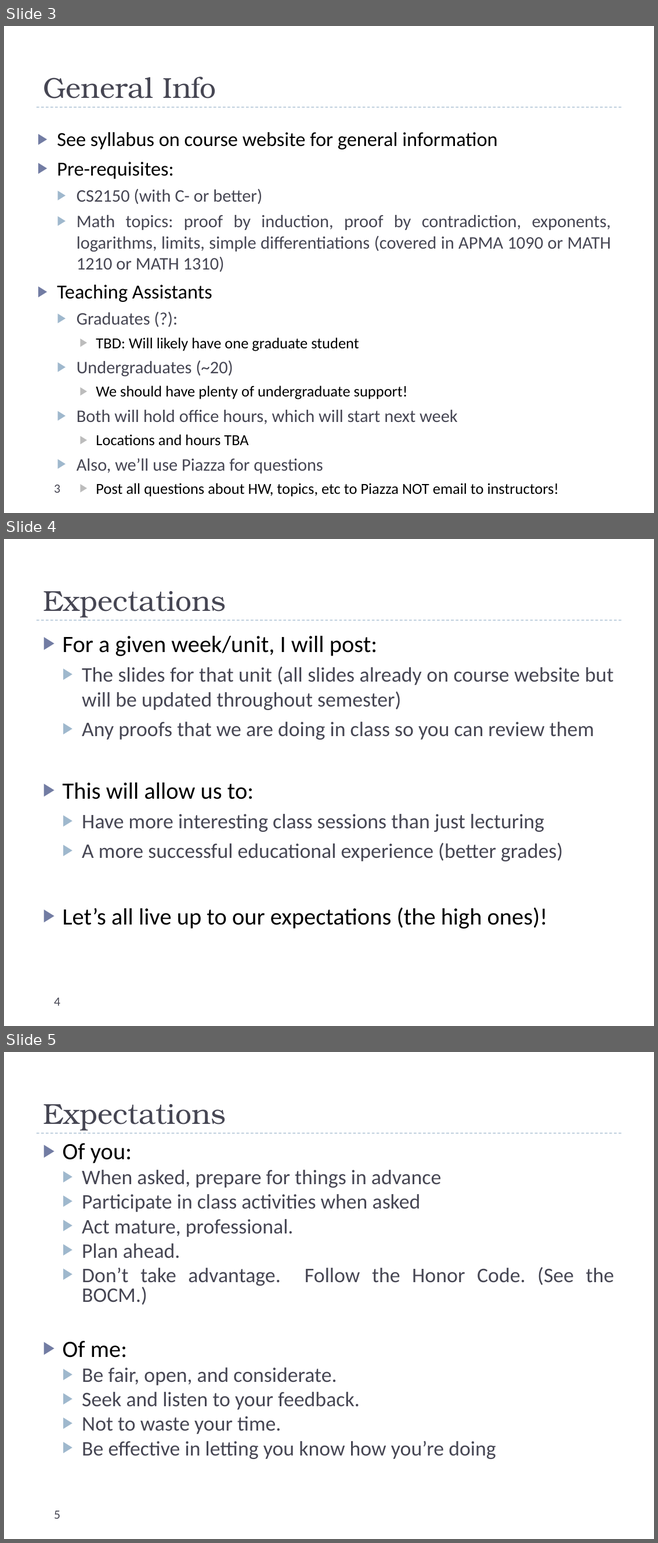
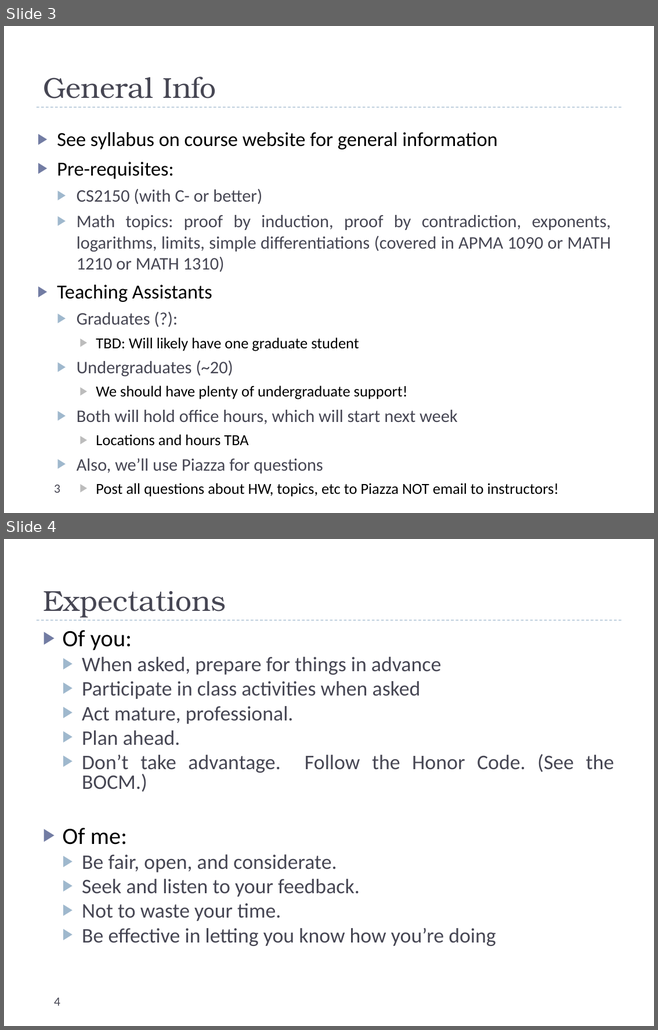
Before and after one commit to uva-cs/cs4102-f21, a slide deck: slides/courseintroduction.pptx. Shown one above the other, each under a label of ours: slides 3, 4 and 5 before the commit, slides 3 and 4 after it. The pictures are 658x1543 and 658x1030 pixels, drawn with LibreOffice and Linux fonts; fonts in the diff are those of the drawing. Boxes give left, top, right and bottom in pixels: in the first picture for what was removed or moved away, otherwise in the second. Text is boxed around its words. In the diff, an @@ line names an element or a change of style, - is before the commit and + after.

Commit message:
fixes to intro slides, and various things on website

```diff
--- a/slides/courseintroduction.pptx
+++ b/slides/courseintroduction.pptx
@@ slide 4 removed at [4, 539, 654, 1026], background #FFFFFF; not listed: 1 template element that a slide beside it also shows @@
@@ title removed at [43, 591, 226, 618] @@
-Expectations
@@ text removed at [63, 636, 613, 929] @@
-▶ For a given week/unit, I will post:
-  ▶ The slides for that unit (all slides already on course website but will be updated throughout semester)
-  ▶ Any proofs that we are doing in class so you can review them
-▶ This will allow us to:
-  ▶ Have more interesting class sessions than just lecturing
-  ▶ A more successful educational experience (better grades)
-▶ Let’s all live up to our expectations (the high ones)!
@@ page number removed at [54, 998, 60, 1006] @@
-4
@@ what was slide 5 is now slide 4 @@
@@ page number at [54, 998, 60, 1006]: text changed @@
-5
+4
```
Also in this commit, not shown: 4 slides changed, 5 other files.
